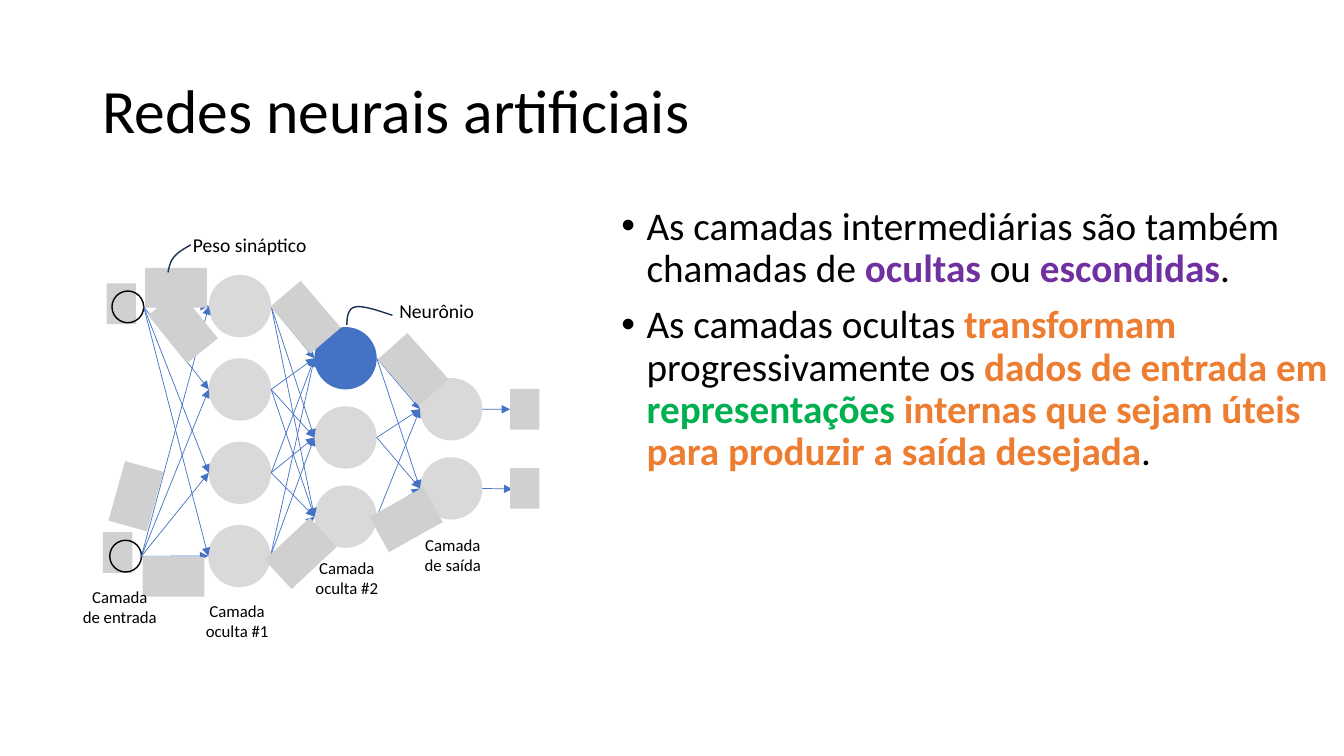
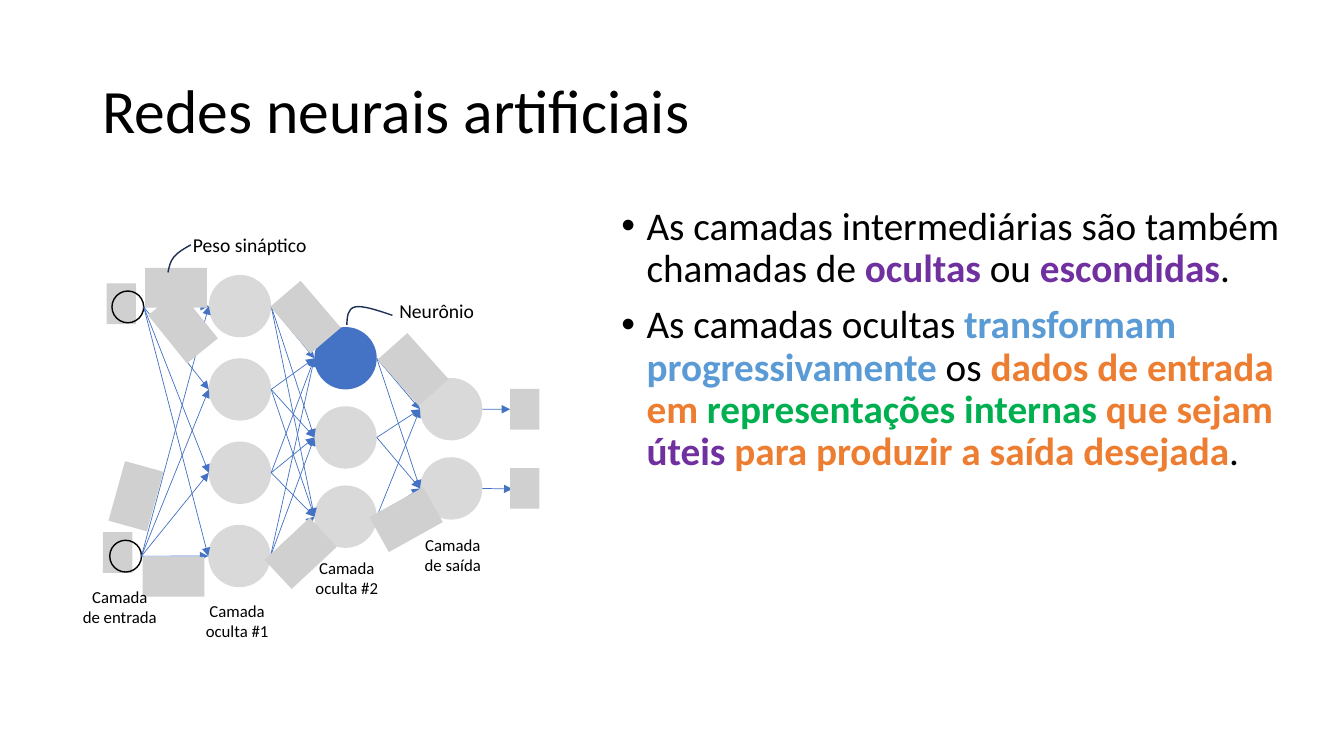
Before and after one commit to zz4fap/c24_inteligencia_artificial, a slide deck: slide 22 of slides/C24_MLP.pptx. Drawn at 1344x756 pixels with LibreOffice and Linux fonts; fonts in the diff are those of the drawing; grey boxes stand for pictures. Boxes give left, top, right and bottom in pixels: in the first picture for what was removed or moved away, otherwise in the second. Text is boxed around its words. In the diff, an @@ line names an element or a change of style, - is before the commit and + after.

```diff
--- a/slides/C24_MLP.pptx
+++ b/slides/C24_MLP.pptx
@@ text at (647, 310, 1274, 472): text colour #ED7D31 to #5B9BD5 in "transformam"; text colour #000000 to #5B9BD5, bold on in "progressivamente"; text colour #ED7D31 to #00B050 in "internas"; text colour #ED7D31 to #7030A0 in "úteis" @@
```
Also in this commit, not shown: 15 other slides changed, 1 other file.
